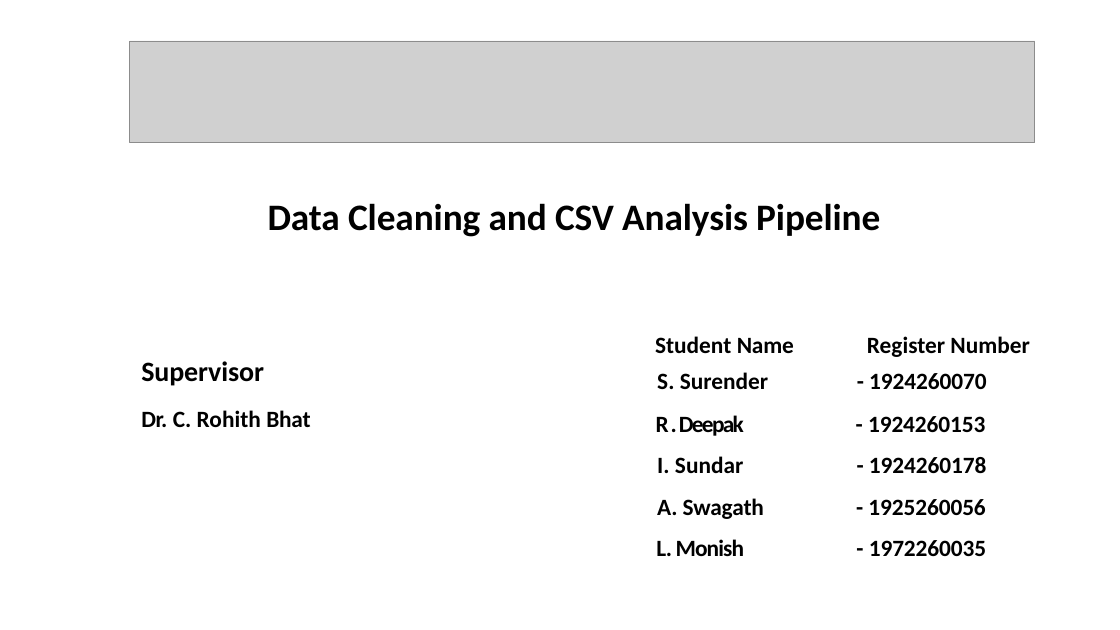
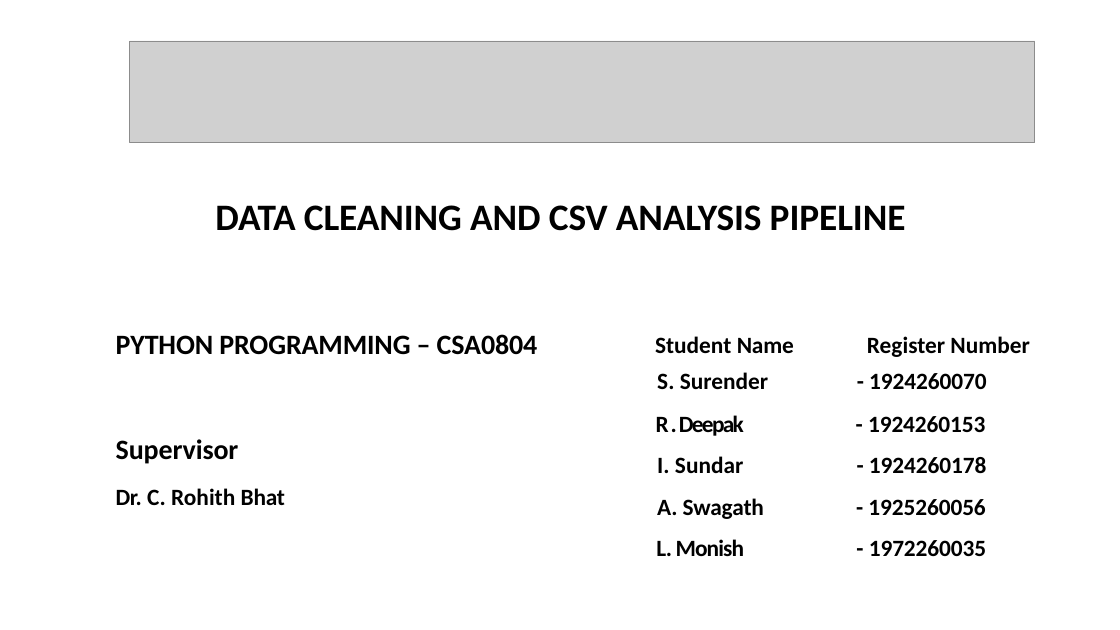
Before and after one commit to MONISH-067/PYTHON, a slide deck: slide 1 of UNI PYTHON/CAPSTONE PROJECT/PRESENTATION/PYTHON CAPSTONE PROJECT.pptx. Drawn at 1120x630 pixels with LibreOffice and Linux fonts; fonts in the diff are those of the drawing; grey boxes stand for pictures. Boxes give left, top, right and bottom in pixels: in the first picture for what was removed or moved away, otherwise in the second. Text is boxed around its words. In the diff, an @@ line names an element or a change of style, - is before the commit and + after.

Commit message:
PRESENTATION

```diff
--- a/UNI PYTHON/CAPSTONE PROJECT/PRESENTATION/PYTHON CAPSTONE PROJECT.pptx
+++ b/UNI PYTHON/CAPSTONE PROJECT/PRESENTATION/PYTHON CAPSTONE PROJECT.pptx
@@ title at (215,205,906,231): text changed @@
-Data Cleaning and CSV Analysis Pipeline
+DATA CLEANING AND CSV ANALYSIS PIPELINE
@@ text "PYTHON PROGRAMMING – CSA0804": place and size @@
-text "PYTHON PROGRAMMING – CSA0804" at (141,361,310,427)
+text "PYTHON PROGRAMMING – CSA0804" at (116,334,538,505)
@@ text at (116,334,538,355): paragraph added @@
+PYTHON PROGRAMMING – CSA0804
```
